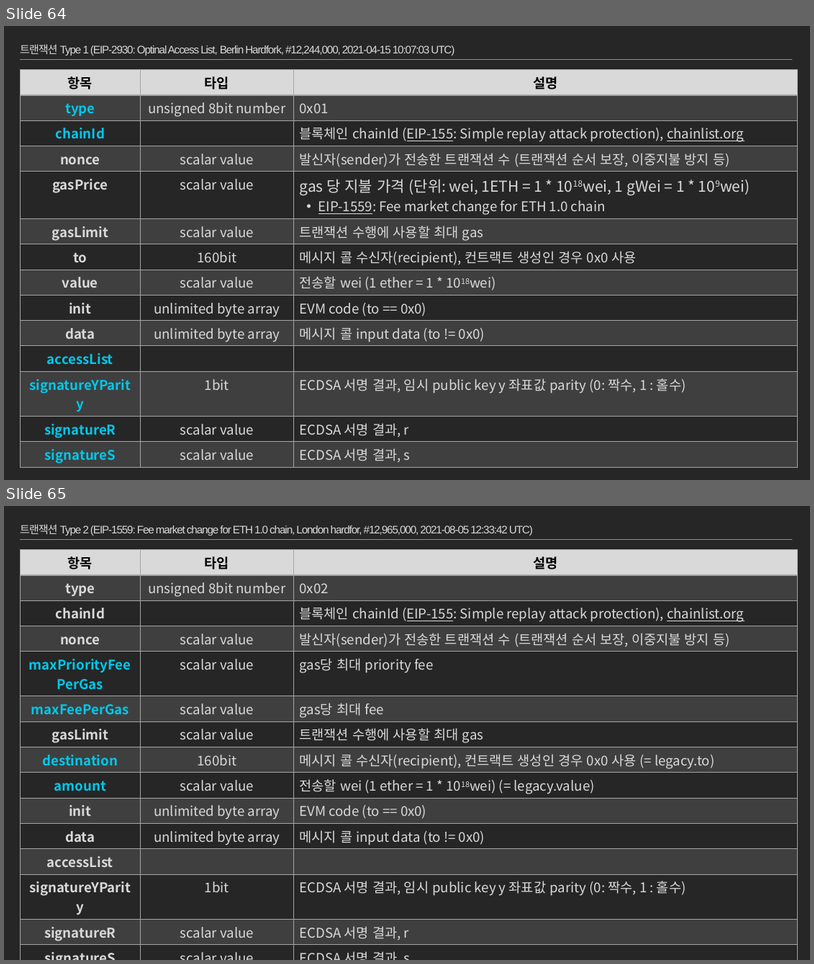
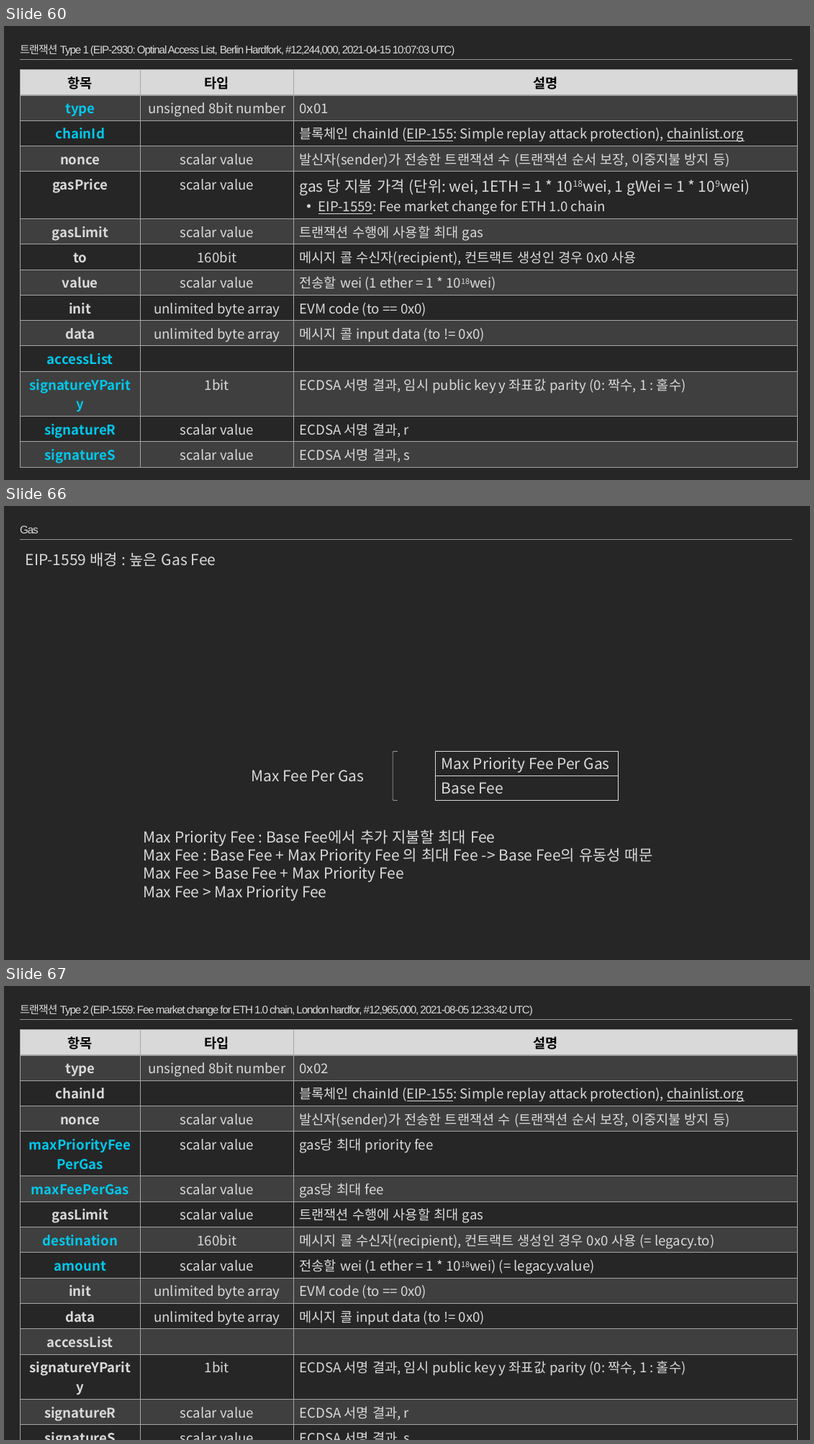
Before and after one commit to moss0801/blockchain-doc, a slide deck: General/Blockchain Part2.pptx. Shown one above the other, each under a label of ours: slides 64 and 65 before the commit, slides 60, 66 and 67 after it; the slides between them are not shown. The pictures are 814x964 and 814x1444 pixels, drawn with LibreOffice and Linux fonts; fonts in the diff are those of the drawing. Boxes give left, top, right and bottom in pixels: in the first picture for what was removed or moved away, otherwise in the second. Text is boxed around its words. In the diff, an @@ line names an element or a change of style, - is before the commit and + after.

```diff
--- a/General/Blockchain Part2.pptx
+++ b/General/Blockchain Part2.pptx
@@ slide 66 added at (4, 506, 810, 960), background #262626; not listed: 1 template element that a slide beside it also shows @@
@@ title added at (20, 525, 39, 533), 13 pt, text #D9D9D9 @@
+Gas
@@ text added at (26, 552, 216, 566), 18 pt, text #D9D9D9 @@
+EIP-1559 배경 : 높은 Gas Fee
@@ left bracket added at (393, 751, 398, 800), outline #D9D9D9 0.5 pt @@
@@ rectangle added at (436, 751, 619, 775), outline #D9D9D9 0.75 pt, 18 pt, text #D9D9D9 @@
+Max Priority Fee Per Gas
@@ text added at (252, 770, 364, 782), 18 pt, text #D9D9D9 @@
+Max Fee Per Gas
@@ rectangle added at (436, 776, 619, 800), outline #D9D9D9 0.75 pt, 18 pt, text #D9D9D9 @@
+Base Fee
@@ text added at (143, 829, 653, 901), 18 pt, text #D9D9D9 @@
+Max Priority Fee : Base Fee에서 추가 지불할 최대 Fee
+Max Fee : Base Fee + Max Priority Fee 의 최대 Fee -> Base Fee의 유동성 때문
+Max Fee > Base Fee + Max Priority Fee
+Max Fee > Max Priority Fee
@@ what was slide 64 is now slide 60 @@
@@ what was slide 65 is now slide 67 @@
```
Also in this commit, not shown: 18 slides changed, 14 other slides added, 10 slides removed, 2 other files.
